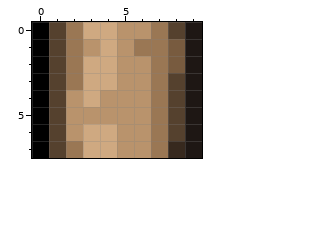
One commit to this pixel-art sprite: sprites/body-parts/arm2.png. The picture above is the old version.
The file is 40x32 pixels, drawn in blocks of 4x4; one block is one cell here.
New version:
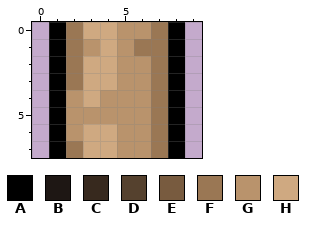
Palette (. is transparent): A #000000  B #1e1714  C #37291e  D #55412e  E #785b3f  F #9a7754  G #b9936c  H #cfa981
Change:
Colour A replaces colour C in row 7 at x 8.
Colour A replaces colour D in row 0 at x 1 and 8; in rows 1 to 2 at x 1; in rows 3 to 6 at x 1 and 8; in row 7 at x 1.
Colour A replaces colour E in rows 1 to 2 at x 8.
The edit erases colour A in rows 0 to 7 at x 0.
The edit erases colour B in rows 0 to 7 at x 9.
